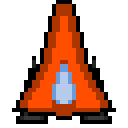
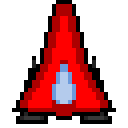
Layers edited between the first and the second 128×128 image:
painted on "Layer 4" over [52, 60, 76, 112]
painted on "Layer 3" over [20, 4, 108, 116]
painted on "Layer 2" over [20, 4, 108, 116]
